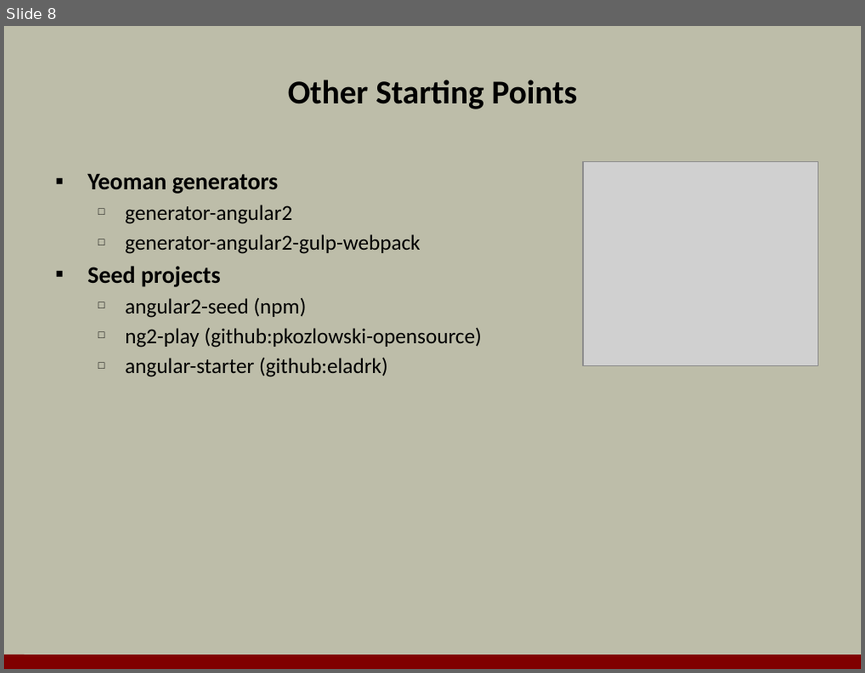
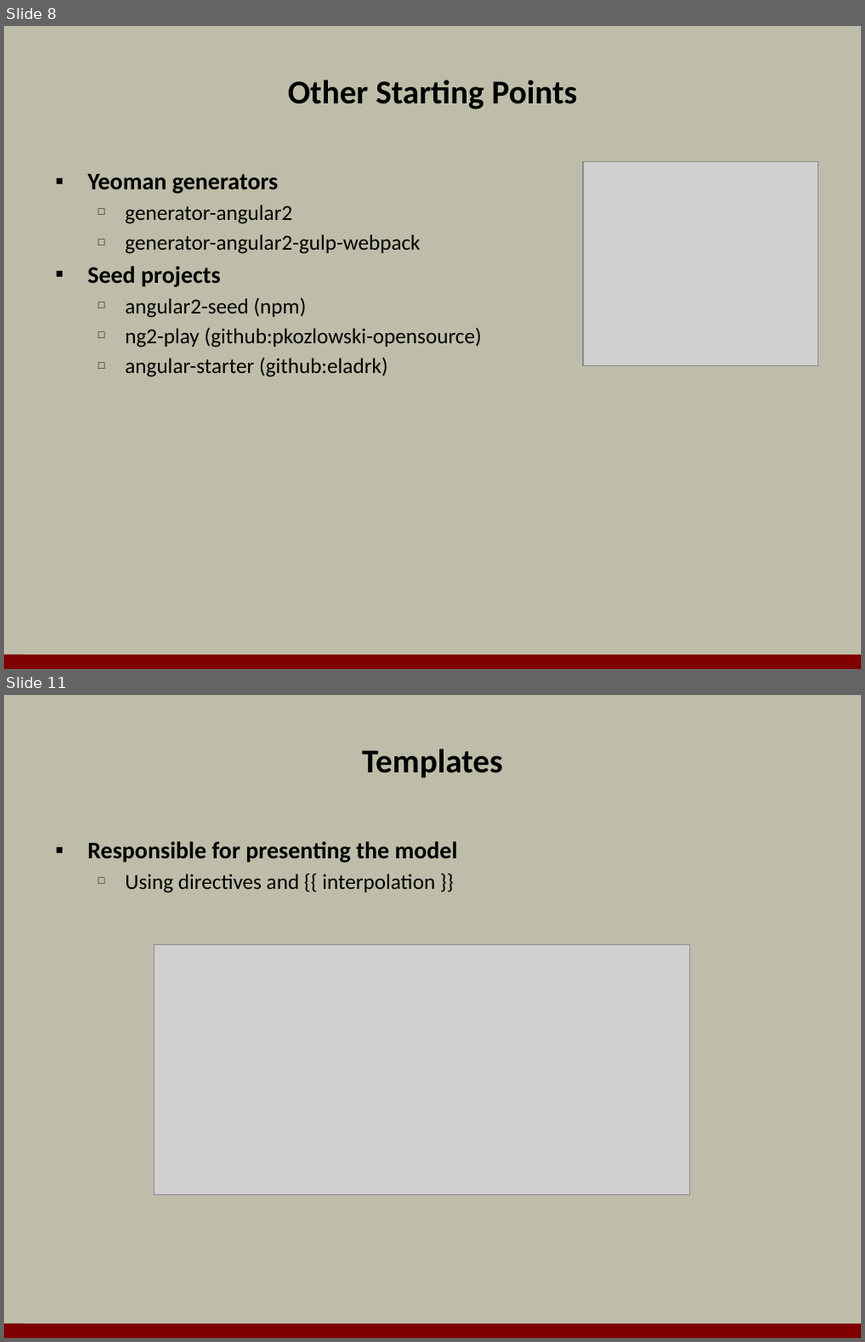
Before and after one commit to OdeToCode/classes, a slide deck: angular2/slides/01_Introduction.pptx. Shown one above the other, each under a label of ours: slide 8 before the commit, slides 8 and 11 after it; the slides between them are not shown. The pictures are 865x673 and 865x1342 pixels, drawn with LibreOffice and Linux fonts; fonts in the diff are those of the drawing; grey boxes stand for pictures; background and template pictures are left out. Boxes give left, top, right and bottom in pixels: in the first picture for what was removed or moved away, otherwise in the second. Text is boxed around its words. In the diff, an @@ line names an element or a change of style, - is before the commit and + after.

```diff
--- a/angular2/slides/01_Introduction.pptx
+++ b/angular2/slides/01_Introduction.pptx
@@ slide 11 added at (x1=4, y1=695, x2=861, y2=1338), background #BDBDA9; not listed: 1 template element that a slide beside it also shows @@
@@ title added at (x1=362, y1=749, x2=503, y2=777), 28 pt, text #000000, bold @@
+Templates
@@ text added at (x1=87, y1=841, x2=458, y2=893), 18 pt, text #000000 @@
+▪ Responsible for presenting the model
+  □ Using directives and {{ interpolation }}
@@ picture added at (x1=154, y1=945, x2=689, y2=1196) @@
```
Also in this commit, not shown: 3 slides changed, 13 other slides added, 1 slide removed, 1 other file.
